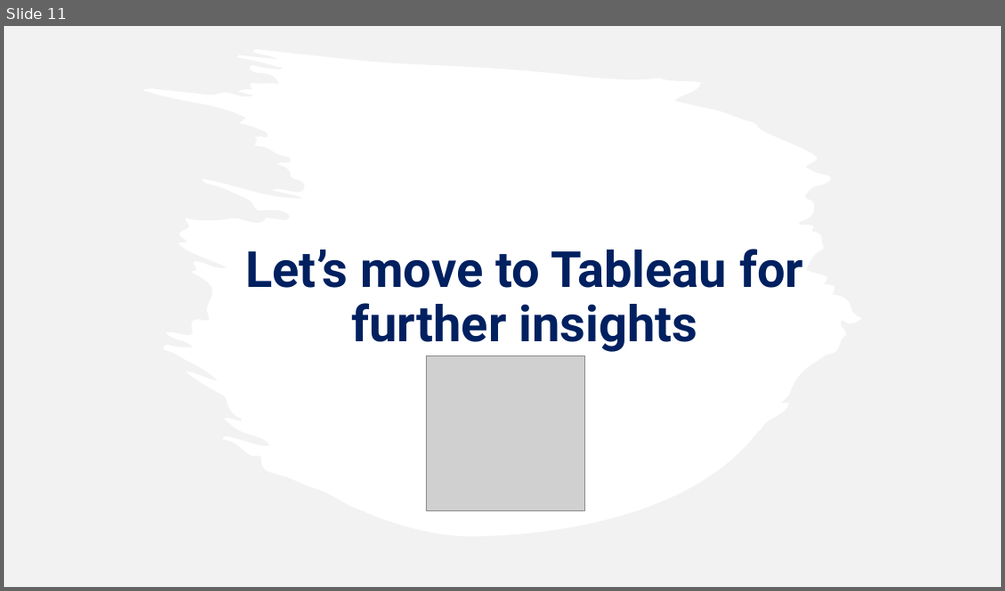
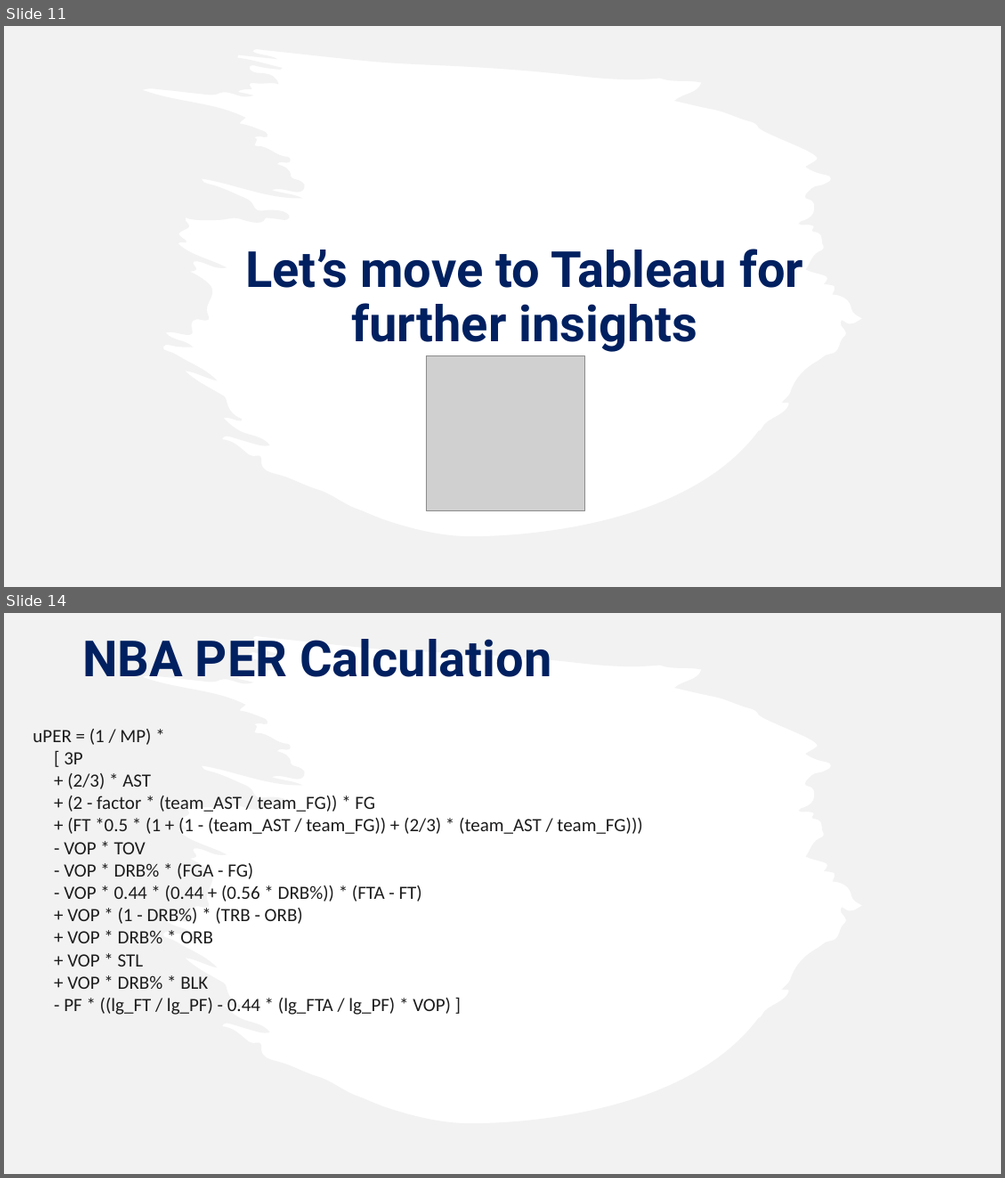
Before and after one commit to caitbeatty/nba_machine_learning, a slide deck: NBAPresentation.pptx. Shown one above the other, each under a label of ours: slide 11 before the commit, slides 11 and 14 after it; the slides between them are not shown. The pictures are 1005x591 and 1005x1178 pixels, drawn with LibreOffice and Linux fonts; fonts in the diff are those of the drawing; grey boxes stand for pictures. Boxes give left, top, right and bottom in pixels: in the first picture for what was removed or moved away, otherwise in the second. Text is boxed around its words. In the diff, an @@ line names an element or a change of style, - is before the commit and + after.

```diff
--- a/NBAPresentation.pptx
+++ b/NBAPresentation.pptx
@@ slide 14 added at (x1=4, y1=613, x2=1001, y2=1174), background #FFFFFF @@
@@ freeform shape added at (x1=4, y1=613, x2=1001, y2=1174), fill #E7E6E6 at 50% opacity @@
@@ text added at (x1=82, y1=639, x2=552, y2=677), 48 pt, text #002060, bold @@
+NBA PER Calculation
@@ text added at (x1=32, y1=729, x2=642, y2=1014), 18 pt, text #1D1C1D @@
+uPER = (1 / MP) *
+[ 3P
++ (2/3) * AST
++ (2 - factor * (team_AST / team_FG)) * FG
++ (FT *0.5 * (1 + (1 - (team_AST / team_FG)) + (2/3) * (team_AST / team_FG)))
+- VOP * TOV
+- VOP * DRB% * (FGA - FG)
+- VOP * 0.44 * (0.44 + (0.56 * DRB%)) * (FTA - FT)
++ VOP * (1 - DRB%) * (TRB - ORB)
++ VOP * DRB% * ORB
++ VOP * STL
++ VOP * DRB% * BLK
+- PF * ((lg_FT / lg_PF) - 0.44 * (lg_FTA / lg_PF) * VOP) ]
```
Also in this commit, not shown: 2 slides changed, 3 other slides added.
